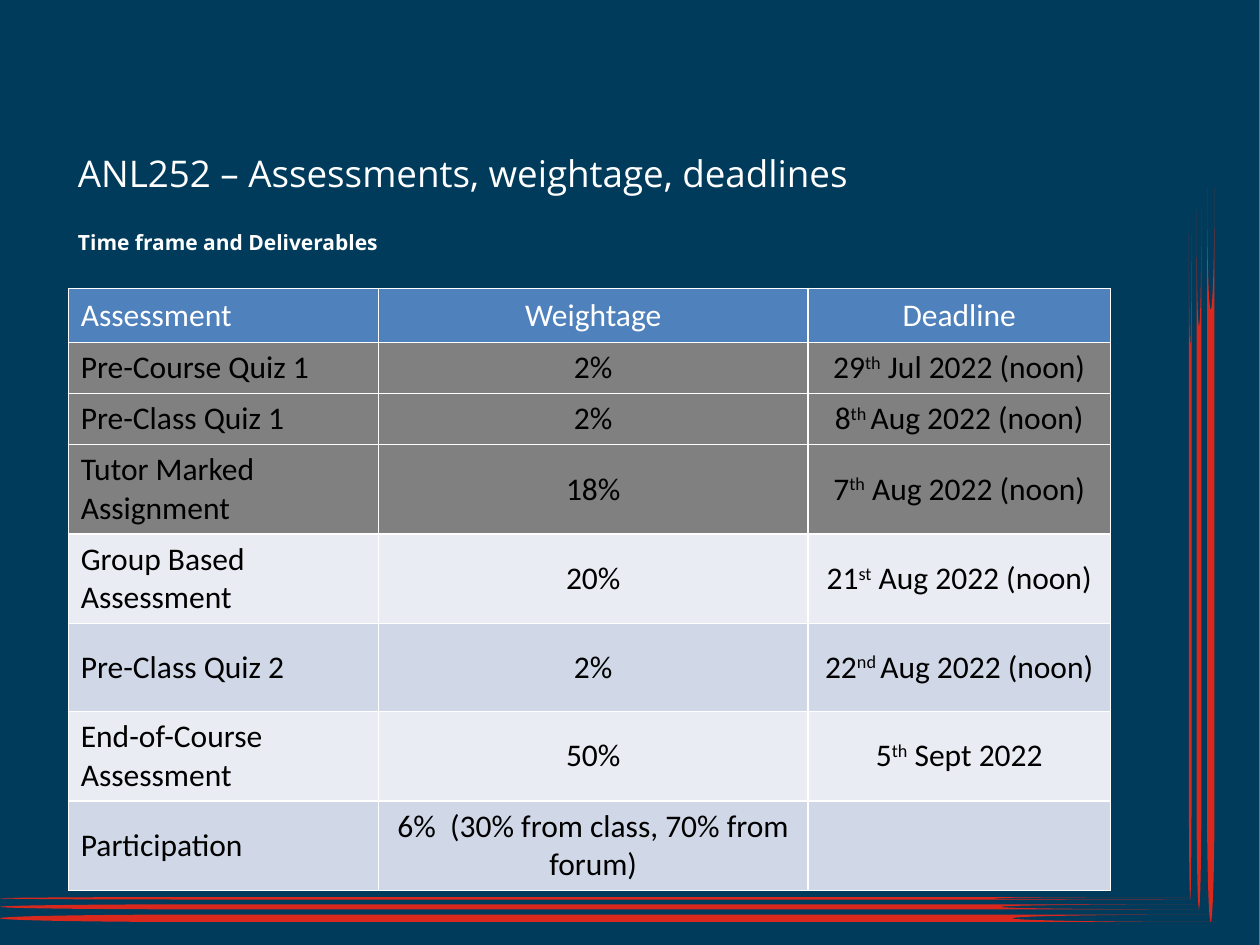
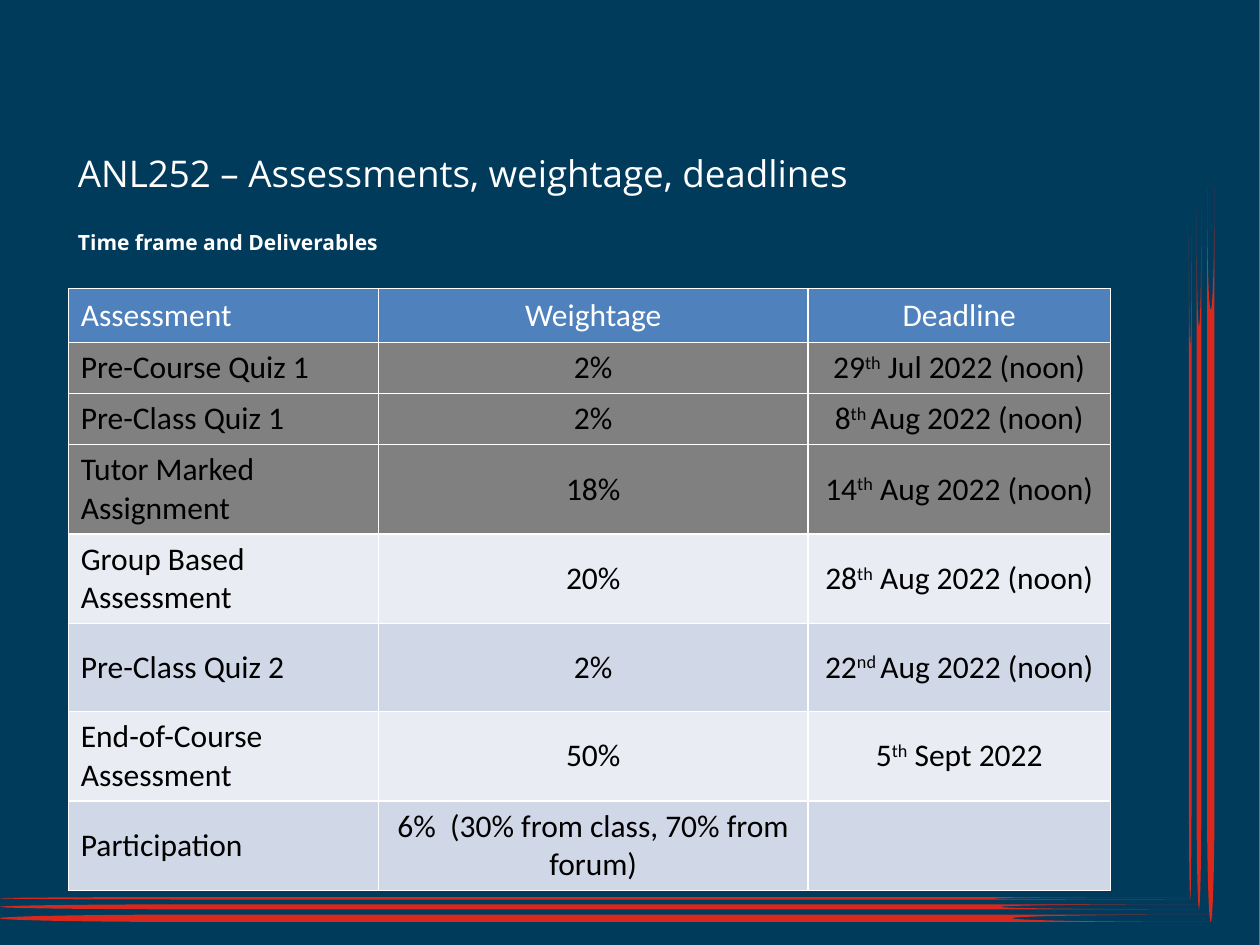
Before and after one commit to munishkumar-gh/munishkumar-gh.github.io, a slide deck: slide 1 of SuSS/2022_Sem2_ANL252_Python_4_Biz/3_Lecturer/Lecture_3/ANL252_SU3_Jul2022 (MK Edits).pptx. Drawn at 1260x945 pixels with LibreOffice and Linux fonts; fonts in the diff are those of the drawing; background and template pictures are left out. Boxes give left, top, right and bottom in pixels: in the first picture for what was removed or moved away, otherwise in the second. Text is boxed around its words. In the diff, an @@ line names an element or a change of style, - is before the commit and + after.

```diff
--- a/SuSS/2022_Sem2_ANL252_Python_4_Biz/3_Lecturer/Lecture_3/ANL252_SU3_Jul2022 (MK Edits).pptx
+++ b/SuSS/2022_Sem2_ANL252_Python_4_Biz/3_Lecturer/Lecture_3/ANL252_SU3_Jul2022 (MK Edits).pptx
@@ table at (68,289,1110,883) @@
-row 4, column 3: 7th Aug 2022 (noon)
+row 4, column 3: 14th Aug 2022 (noon)
-row 5, column 3: 21st Aug 2022 (noon)
+row 5, column 3: 28th Aug 2022 (noon)
```
Also in this commit, not shown: 8 other files.
